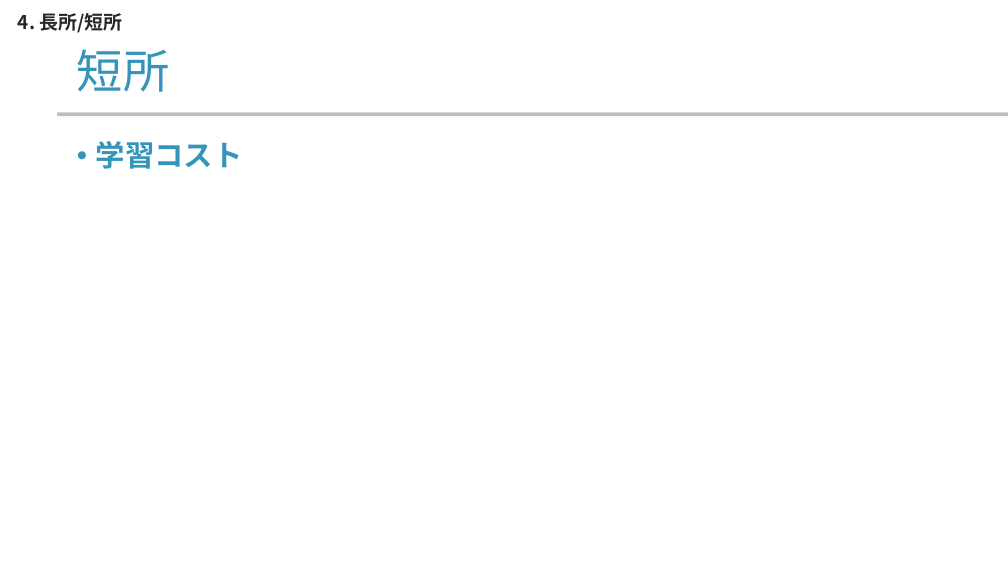
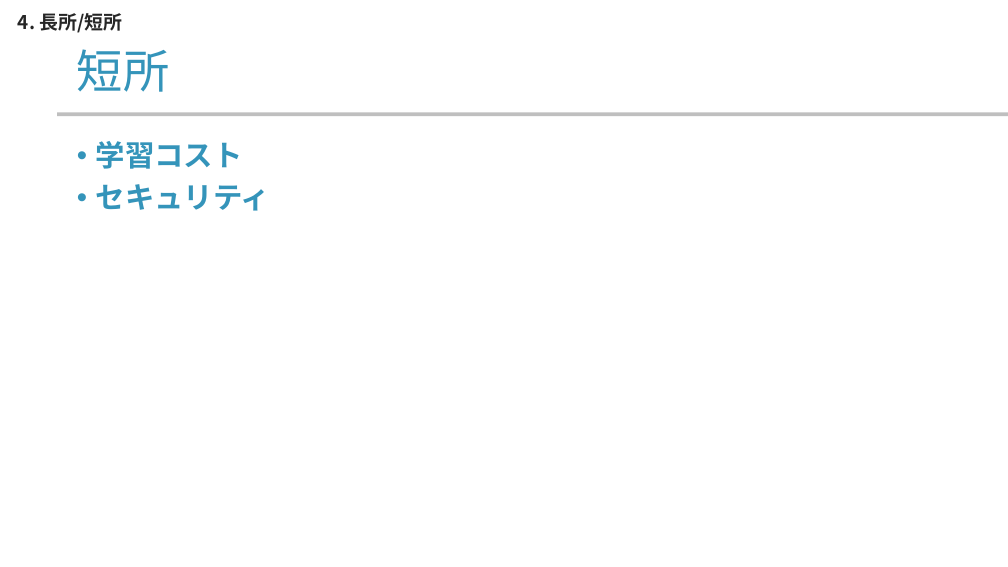
Before and after one commit to yamada-ai/java-prac, a slide deck: slide 17 of docker-container.pptx (slide 15 before the commit). Drawn at 1008x567 pixels with LibreOffice and Linux fonts; fonts in the diff are those of the drawing; background and template pictures are left out. Boxes give left, top, right and bottom in pixels: in the first picture for what was removed or moved away, otherwise in the second. Text is boxed around its words. In the diff, an @@ line names an element or a change of style, - is before the commit and + after.

```diff
--- a/docker-container.pptx
+++ b/docker-container.pptx
@@ text at (96, 184, 270, 211): paragraph added @@
+• セキュリティ
```
Also in this commit, not shown: 4 other slides changed, 2 slides added.
